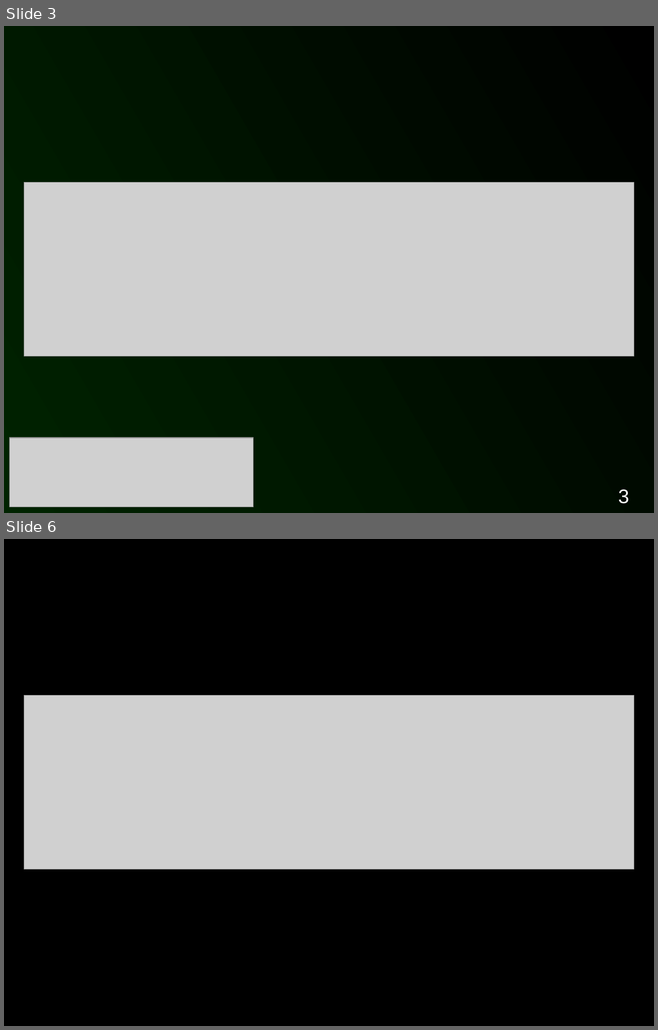
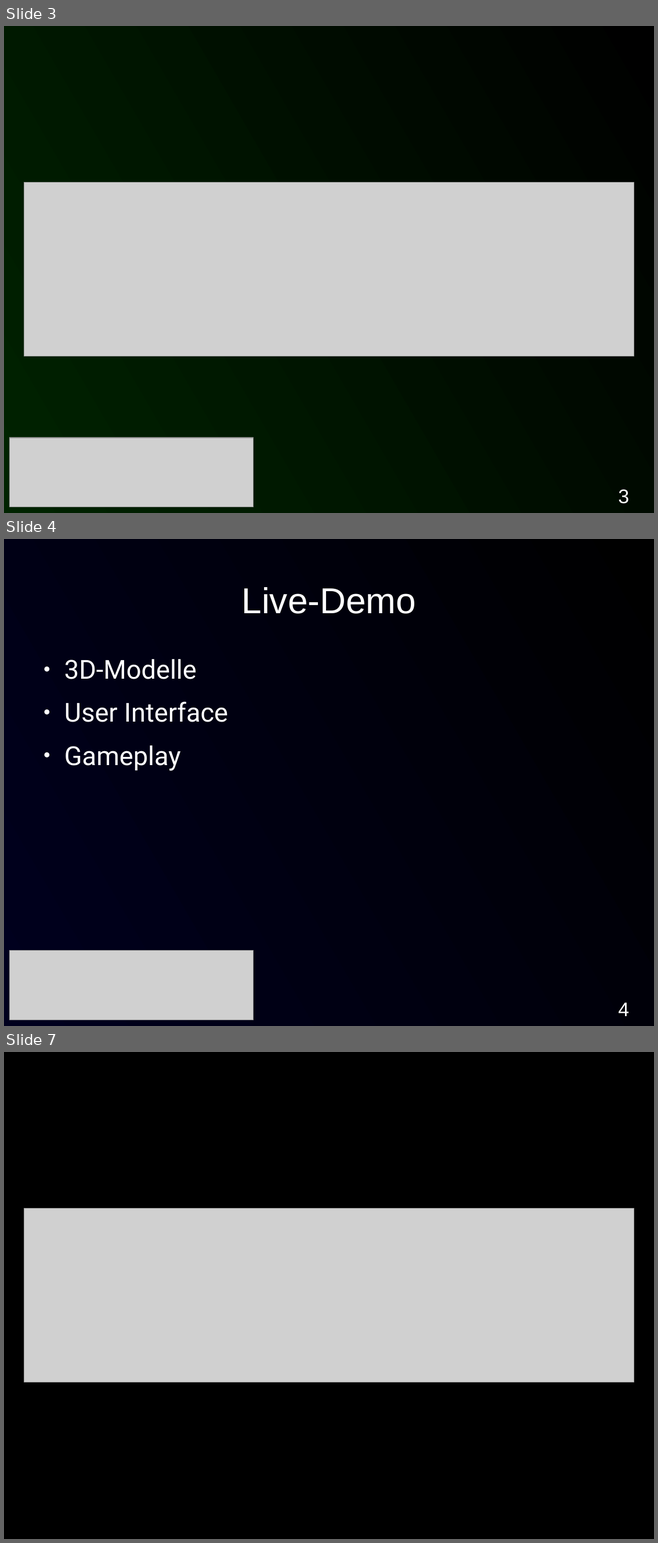
Before and after one commit to Istador/Death-Star-PD, a slide deck: Dokumentation/Abschlusspraesentation/Abschlusspraesentation.odp. Shown one above the other, each under a label of ours: slides 3 and 6 before the commit, slides 3, 4 and 7 after it; the slides between them are not shown. The pictures are 658x1030 and 658x1543 pixels, drawn with LibreOffice and Linux fonts; fonts in the diff are those of the drawing; grey boxes stand for pictures. Boxes give left, top, right and bottom in pixels: in the first picture for what was removed or moved away, otherwise in the second. Text is boxed around its words. In the diff, an @@ line names an element or a change of style, - is before the commit and + after.

Commit message:
Abschlusspräsentation: Folie für die Live-Demo und Zeitplan nach der Demo (hat Rehfeld am 19.11. gesagt, dass er das in der Präsi sehen will).

```diff
--- a/Dokumentation/Abschlusspraesentation/Abschlusspraesentation.odp
+++ b/Dokumentation/Abschlusspraesentation/Abschlusspraesentation.odp
@@ slide 4 added at box(4, 539, 654, 1026), background gradient #000000 to #00001E @@
@@ title added at box(242, 587, 416, 614), 44 pt, text #FFFFFF @@
+Live-Demo
@@ text added at box(64, 659, 228, 771), 32 pt, text #FFFFFF @@
+● 3D-Modelle
+● User Interface
+● Gameplay
@@ picture added at box(10, 951, 253, 1020) @@
@@ page number added at box(618, 1002, 629, 1016), 24 pt, text #FFFFFF @@
+4
@@ what was slide 6 is now slide 7 @@
```
Also in this commit, not shown: 1 slide changed, 2 other slides added, 2 slides removed, 1 other file.
